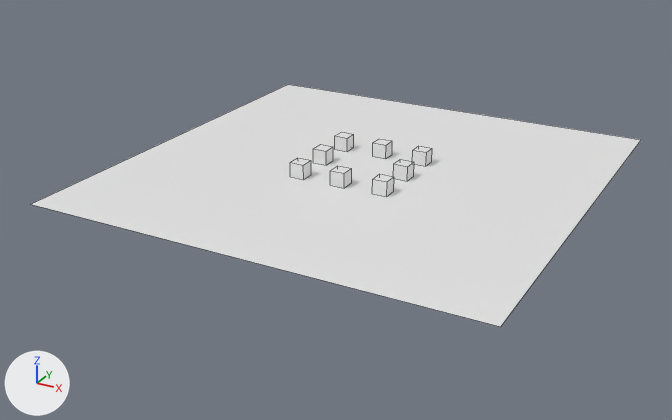
Before and after pictures for a commit that changed the Blender file blend_files/Environment.blend.
Before and after are seen from a camera (50 mm lens) standing at (105.8, -207.1, 89.9) and looking at (-3.9, -7.6, -9.8). Arrows for +X, +Y and +Z are at lower left; the lights stay in place. Mesh edges are drawn as thin lines.

The first picture shows 'Plane-col'.
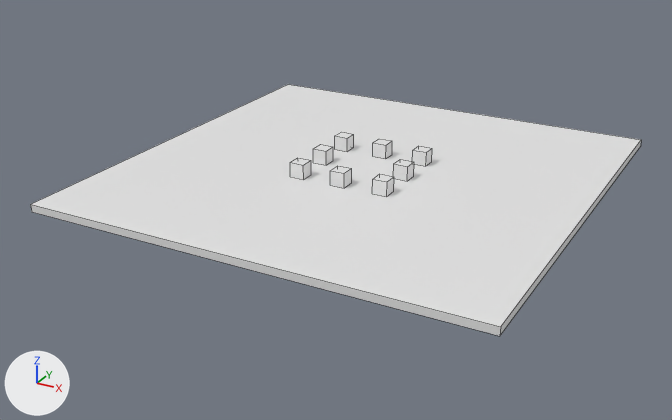
Changed parts and their boxes (x1, y1, x2, y2) in the pictures (672 x 420 px):
'Plane-col', reshaped: before (31, 84, 641, 327); after (30, 84, 641, 336)
part 1 of me_plane_001, added: after (30, 141, 641, 336)

The edits, one by one:
me_plane_001 has 68 vertices, 49 faces and spans x -60.0..60.0, y -60.0..60.0, z 0.0..4.0.
me_plane_001 is used by ob_plane_col; location (0.0, 0.0, 0.0).
Verts and faces of me_plane_001; kept vertices keep their numbers, new ones are numbered from 68.
Before the commit, vertices of me_plane_001: 0 (-60.0, -60.0, 0.0) at pixel (30, 204), 1 (60.0, -60.0, 0.0) at pixel (500, 326), 2 (-60.0, 60.0, 0.0) at pixel (288, 84), 3 (60.0, 60.0, 0.0) at pixel (641, 139).
Part 1, on me_plane_001:
New vertices 68 to 71 stand at vertices 0 to 3, in that order, plus (0.0, 0.0, -2.0).
New faces: (68, 70, 71, 69), (1, 69, 71, 3), (0, 2, 70, 68), (2, 3, 71, 70), (0, 68, 69, 1) (mat_material_001 (white #e7e7e7)).
